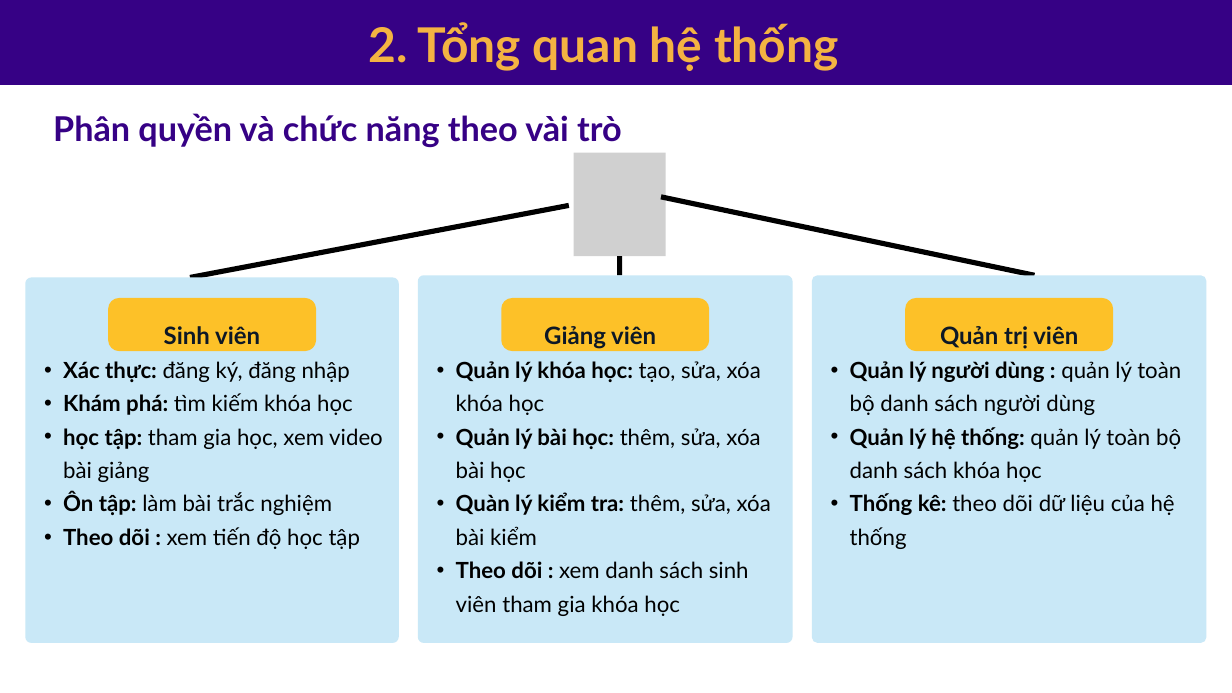
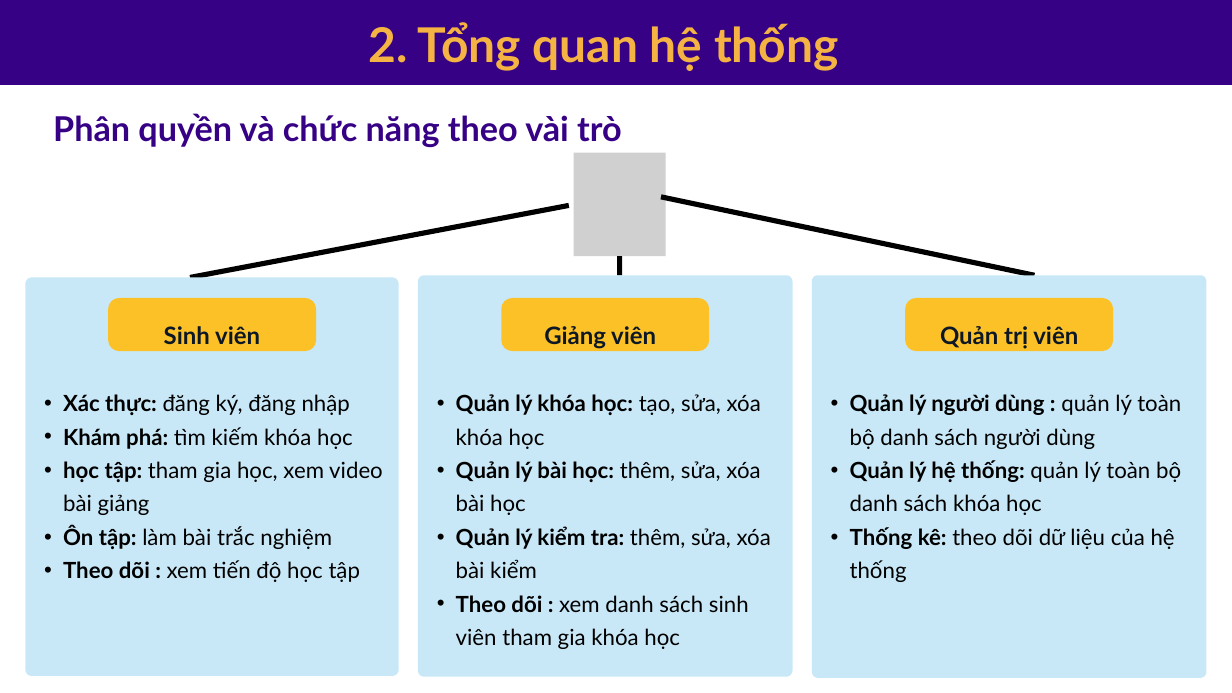
Before and after one commit to Huyle205/csn-da23ttc-letuanhuy-webhoctap-reactjs, a slide deck: slide 7 of thesis/abs/Bao cao thuyet trinh.pptx. Drawn at 1232x693 pixels with LibreOffice and Linux fonts; fonts in the diff are those of the drawing; grey boxes stand for pictures. Boxes give left, top, right and bottom in pixels: in the first picture for what was removed or moved away, otherwise in the second. Text is boxed around its words. In the diff, an @@ line names an element or a change of style, - is before the commit and + after.

```diff
--- a/thesis/abs/Bao cao thuyet trinh.pptx
+++ b/thesis/abs/Bao cao thuyet trinh.pptx
@@ text "Sinh viên" rewrapped from (63,326,383,549) to (63,326,383,582) @@
@@ freeform shape: place and size @@
-freeform shape at (25,277,399,642)
+freeform shape at (25,277,399,676)
@@ freeform shape: place and size @@
-freeform shape at (418,275,792,643)
+freeform shape at (418,275,792,677)
@@ text "Quản trị viên" rewrapped from (850,326,1181,549) to (850,326,1181,582) @@
@@ freeform shape: place and size @@
-freeform shape at (812,275,1207,643)
+freeform shape at (812,275,1207,678)
@@ text at (456,526,771,578): text changed @@
-  • Quàn lý kiểm tra: thêm, sửa, xóa bài kiểm
+  • Quản lý kiểm tra: thêm, sửa, xóa bài kiểm
```
Also in this commit, not shown: 9 other slides changed, 26 other files.
